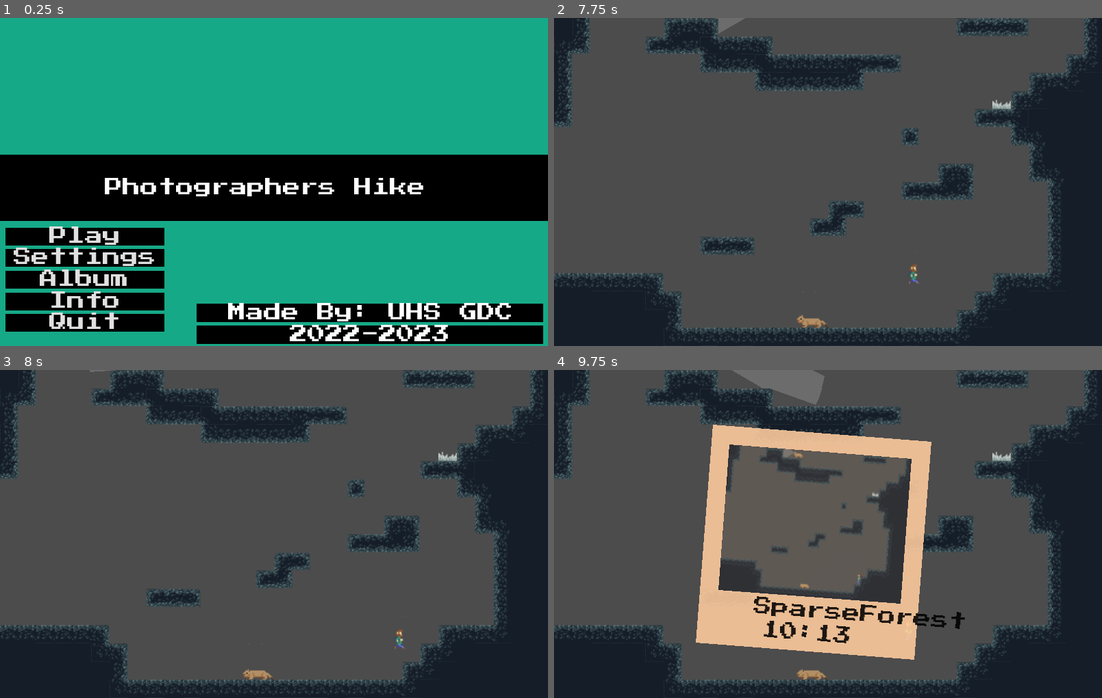
Above: before the commit, frames 1-4 (two rows, left to right).
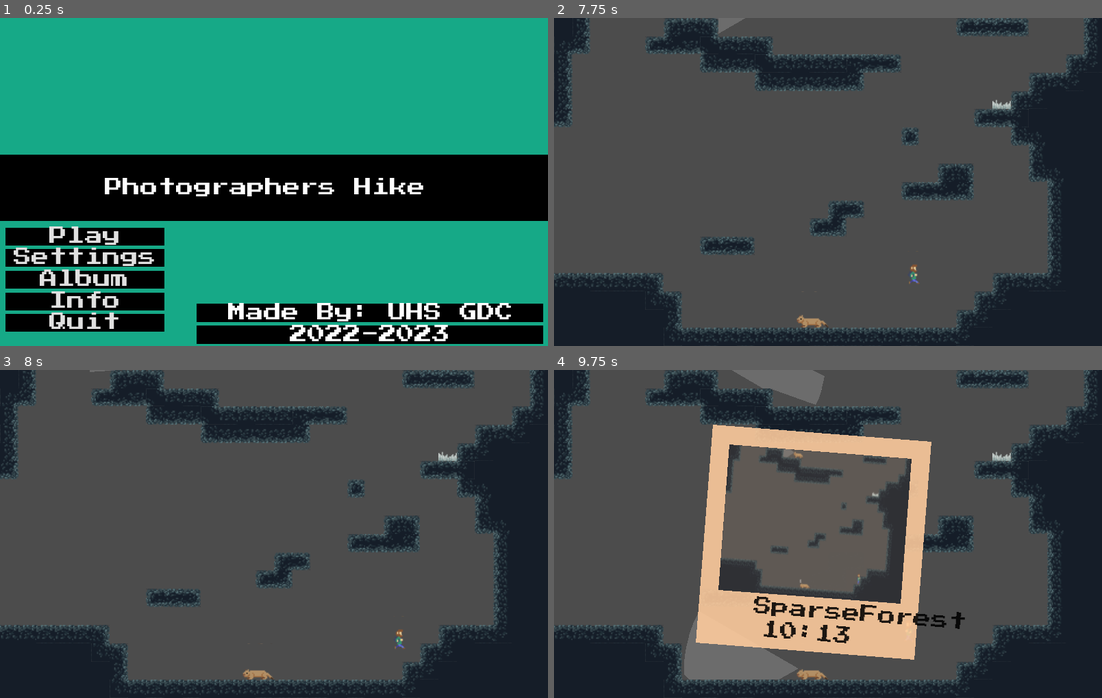
Above: after the commit, the same moments.

Repository: UHSGDC/Photographers-Hike
Game: Godot game, scene res://Game.tscn
Same seed, same stepped clock (60 frames per second), same inputs: the game is played once before the commit and once after it. The engine's default icon, where the game draws it, is replaced by a stand-in: a white triangle on a blue panel in a dark square.
Inputs (mouse positions are in pixels of both pictures, inside the frame that each line leads up to):
- Up to frame 1 (0.25 s): no input
- Up to frame 2 (7.75 s): click "Play" at 0.5 s; tap Enter at 1.25 s; move the mouse to (800, 247) at 1.27 s; hold Ctrl (interact) 1.28-2.03 s; hold D (right) 1.28-2.78 s; tap Space (jump) at 1.52, 2.27, 3.77, 4.52, 5.27, 6.77, 7.52 s; move the mouse to (992, 231) at 2.02 s; tap C (take_picture) every 1.5 s from 2.1 to 6.6 s; move the mouse to (663, 132) at 2.77 s; hold Ctrl (interact) 2.78-3.53 s; hold A (left) 2.78-5.03 s; move the mouse to (855, 182) at 3.52 s; move the mouse to (745, 100) at 4.27 s; hold Ctrl (interact) 4.28-5.03 s; move the mouse to (948, 165) at 5.02 s; hold D (right) from 5.03 s (still down); move the mouse to (718, 198) at 5.77 s; hold Ctrl (interact) 5.78-6.53 s; move the mouse to (882, 109) at 6.52 s; move the mouse to (800, 247) at 7.27 s; hold Ctrl (interact) from 7.28 s (still down)
- Up to frame 3 (8 s): keep holding D (right); keep holding Ctrl (interact)
- Up to frame 4 (9.75 s): move the mouse to (992, 583) at 8.02 s; release Ctrl (interact) at 8.03 s; tap C (take_picture) at 8.1, 9.6 s; tap Space (jump) at 8.27, 9.5 s; move the mouse to (663, 484) at 8.77 s; release D (right) at 8.78 s; hold Ctrl (interact) 8.78-9.53 s; hold A (left) from 8.78 s (still down); move the mouse to (855, 534) at 9.52 s

Frames 1-3 are identical in both runs. In frame 4, 1.9% of the frame differs, in the area x 23-46%, y 63-95%.

Commit message:
Cougar sleep animation bug fix

Diff:
--- a/PhotographersHike/Minigames/StealthPlatformer/Cougar.gd
+++ b/PhotographersHike/Minigames/StealthPlatformer/Cougar.gd
@@ -103,7 +103,7 @@
 			if $AnimationPlayer.assigned_animation != "Lick":
 				$AnimationPlayer.play("Lick")
 		STATES.SLEEPING:
-			if $AnimationPlayer.assigned_animation != "Disturbed":
+			if $AnimationPlayer.current_animation != "Disturbed":
 				$AnimationPlayer.play("Sleep")
 		STATES.PATROLLING:
 			if !is_on_floor():
--- a/PhotographersHike/Minigames/StealthPlatformer/Cougar.tscn
+++ b/PhotographersHike/Minigames/StealthPlatformer/Cougar.tscn
@@ -9,7 +9,7 @@
 extents = Vector2( 11, 6 )
 
 [sub_resource type="CircleShape2D" id=2]
-radius = 90.05
+radius = 93.0
 
 [sub_resource type="Animation" id=10]
 resource_name = "Disturbed"
